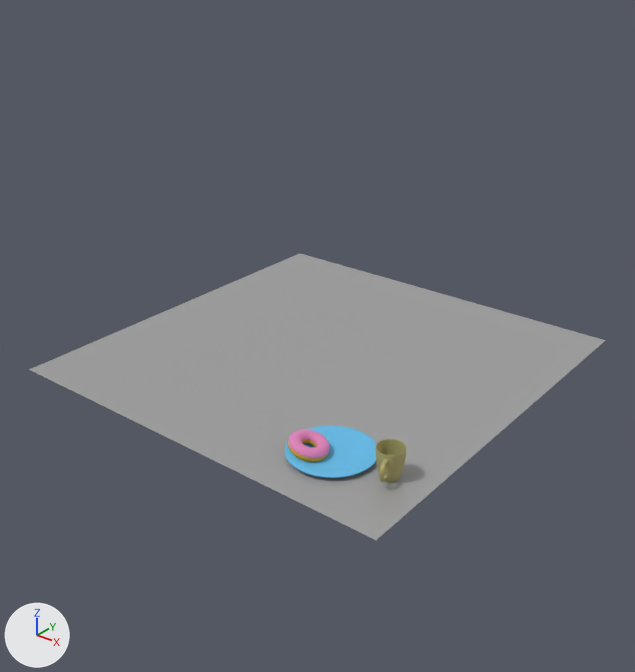
Renders of the Blender file untitled.blend from each side of a commit.
Both versions are drawn from a 50 mm camera at (30.3, -41.0, 34.2) aimed at (-8.6, 7.6, 4.1). The lights are fixed; the arrows at lower left show +X, +Y and +Z.

Before the edit, the objects in view are built like this:
```python
me_cylinder_003 = bpy.data.meshes.new('Cylinder.003')
me_cylinder_003.from_pydata(...)  # 292 vertices, 280 faces; spans x -0.98..1.8, y -0.98..0.98, z -1.31..1.0
me_cylinder_003.polygons.foreach_set('use_smooth', [True] * 280)
me_cylinder_003.materials.append(mat_material_001)
me_cylinder_005 = bpy.data.meshes.new('Cylinder.005')
me_cylinder_005.from_pydata(...)  # 80 vertices, 66 faces; spans x -7.59..-5.59, y -1.0..1.0, z -1.0..-0.89
me_cylinder_005.polygons.foreach_set('use_smooth', [True] * 66)
me_cylinder_005.materials.append(mat_material_003)
me_plane = bpy.data.meshes.new('Plane')
me_plane.from_pydata([(-1.0, -1.0, 0.0), (1.0, -1.0, 0.0), (-1.0, 1.0, 0.0), (1.0, 1.0, 0.0)], [], [(0, 1, 3, 2)])
me_plane.materials.append(mat_material_004)  # its picture is missing
ob_cylinder = bpy.data.objects.new('Cylinder', me_cylinder_003)
ob_cylinder.location = (3.47, 0.26, 1.38)
ob_cylinder.rotation_euler = (0.0, 0.0, 5.003)  # degrees (0, 0, 287)
ob_cylinder.scale = (1.04, 1.04, 1.04)
_m = ob_cylinder.modifiers.new('Subsurf', 'SUBSURF')
_m.levels = 5
ob_cylinder_001 = bpy.data.objects.new('Cylinder.001', me_cylinder_005)
ob_cylinder_001.location = (21.06, 1.94, 4.89)
ob_cylinder_001.rotation_euler = (0.0, 0.0, 0.0879)  # degrees (0, 0, 5)
ob_cylinder_001.scale = (3.39, 3.37, 5.04)
_m = ob_cylinder_001.modifiers.new('Subsurf', 'SUBSURF')
_m.levels = 2
ob_plane = bpy.data.objects.new('Plane', me_plane)
ob_plane.location = (-10.96, 11.84, 0.01)
ob_plane.scale = (17.5, 17.5, 17.5)
```
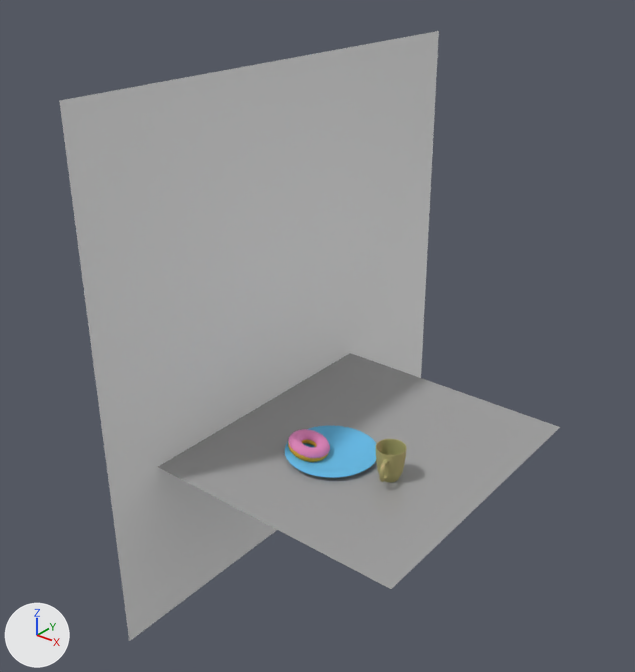
Pixel boxes (x1, y1, x2, y2) of what changed, in the pictures (635 x 672 px):
'Plane.001', added: after (59, 31, 439, 641)
'Plane', moved, rescaled (30% narrower, 18% shorter): before (29, 253, 606, 540); after (158, 353, 560, 589)

What changed in the scene script:
```text
Add me_plane_001:
    me_plane_001.from_pydata([(-1.0, -1.0, 0.0), (1.0, -1.0, 0.0), (-1.0, 1.0, 0.0), (1.0, 1.0, 0.0)], [], [(0, 1, 3, 2)])
Change ob_plane:
    ob_plane.location: (-10.96, 11.84, 0.01) -> (-1.31, 2.35, 0.01)
    ob_plane.scale: (17.5, 17.5, 17.5) -> (11.0, 11.0, 11.0)
Add ob_plane_001:
    ob_plane_001 = bpy.data.objects.new('Plane.001', me_plane_001)
    ob_plane_001.location = (-9.62, 6.21, 6.26)
    ob_plane_001.rotation_euler = (0.0, -1.577, 0.0)  # degrees (0, -90, 0)
    ob_plane_001.scale = (-18.9, -18.9, -18.9)
```
